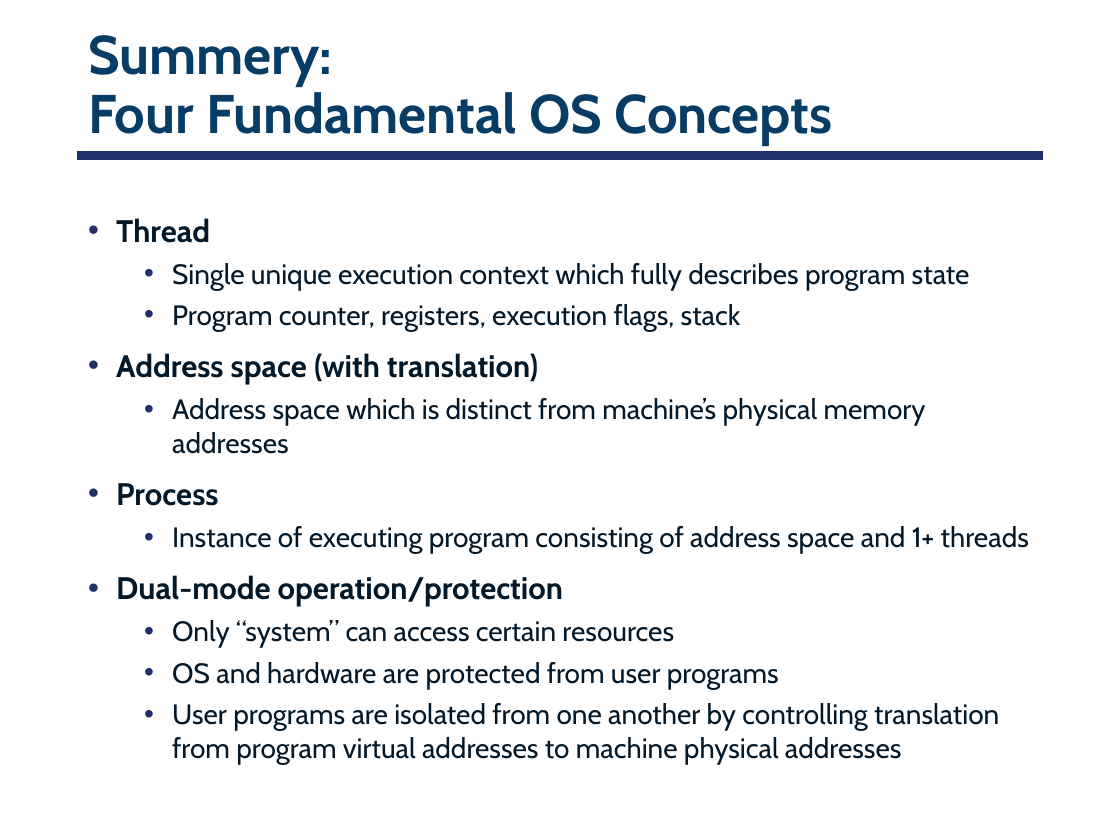
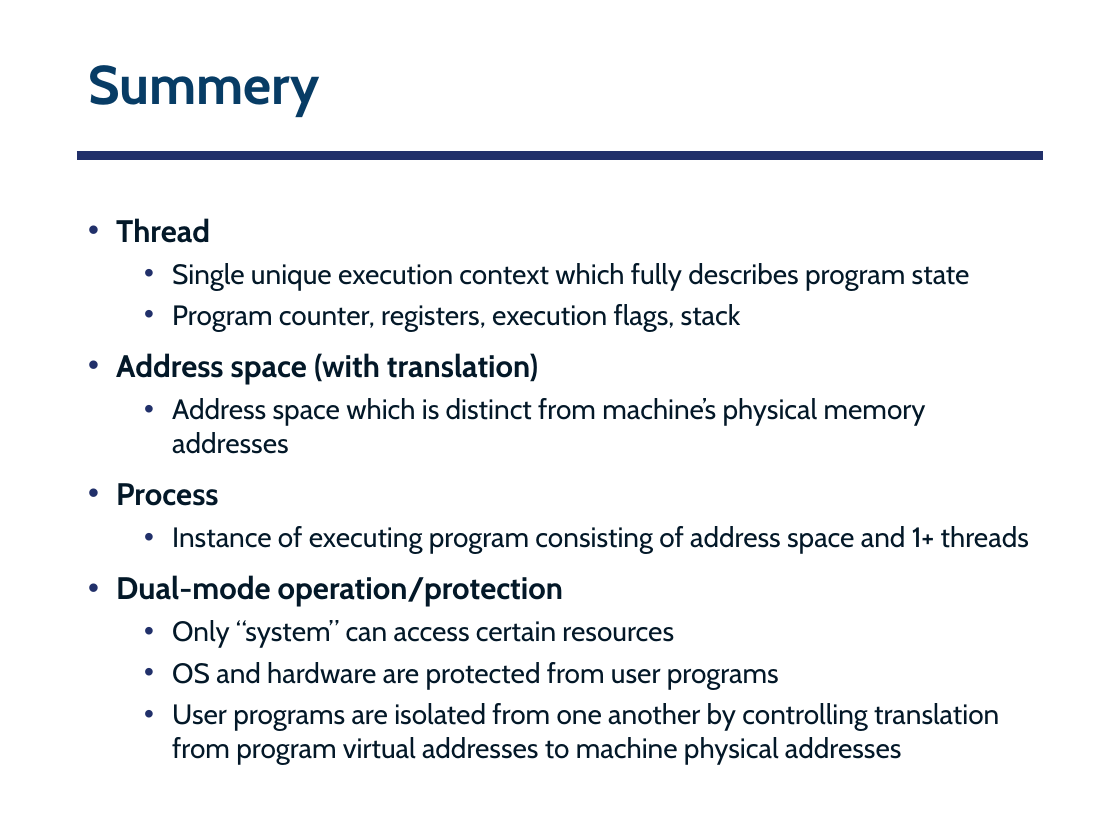
Before and after one commit to smajidzahedi/ECE350, a slide deck: slide 74 of 02-concepts.pptx (slide 75 before the commit). Drawn at 1120x840 pixels with LibreOffice and Linux fonts; fonts in the diff are those of the drawing. Boxes give left, top, right and bottom in pixels: in the first picture for what was removed or moved away, otherwise in the second. Text is boxed around its words. In the diff, an @@ line names an element or a change of style, - is before the commit and + after.

```diff
--- a/02-concepts.pptx
+++ b/02-concepts.pptx
@@ title at <box>88,65,320,116</box>: text changed @@
-Summery:
-Four Fundamental OS Concepts
+Summery
```
Also in this commit, not shown: 7 other slides changed, 1 slide removed, 4 other files.
